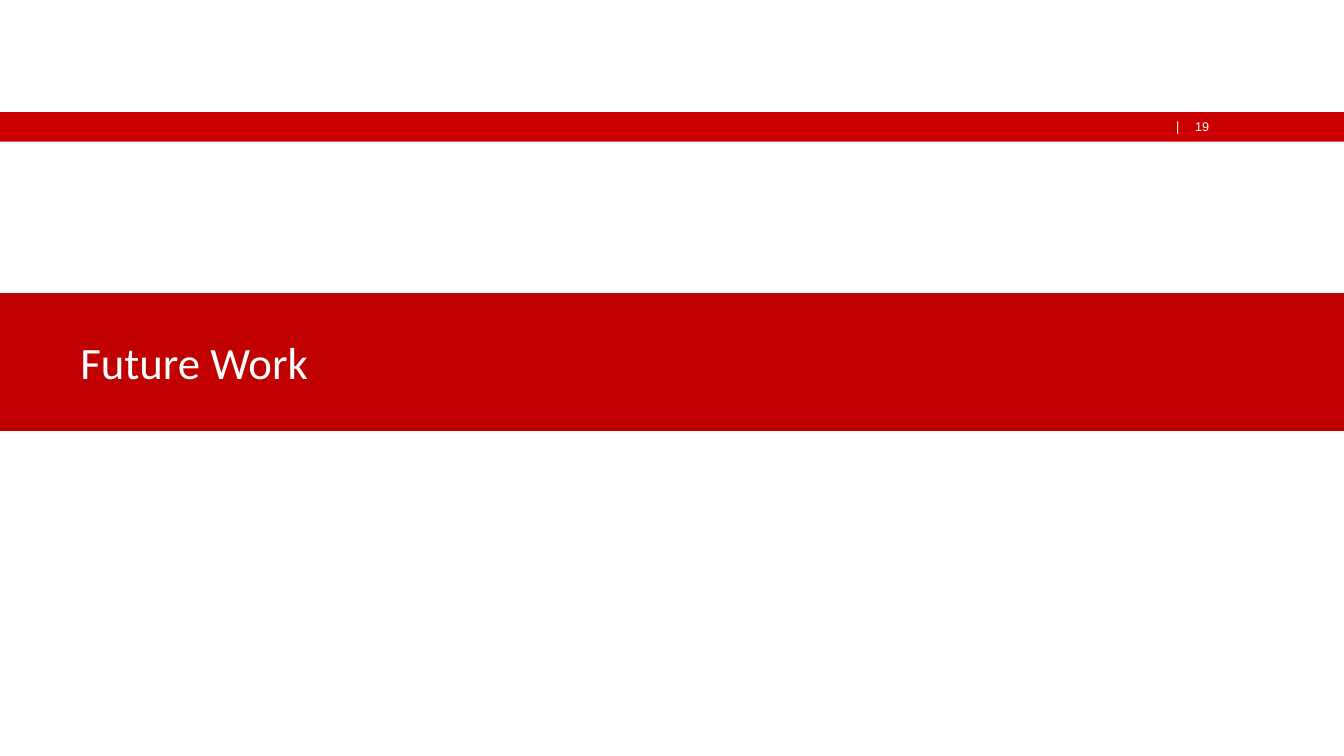
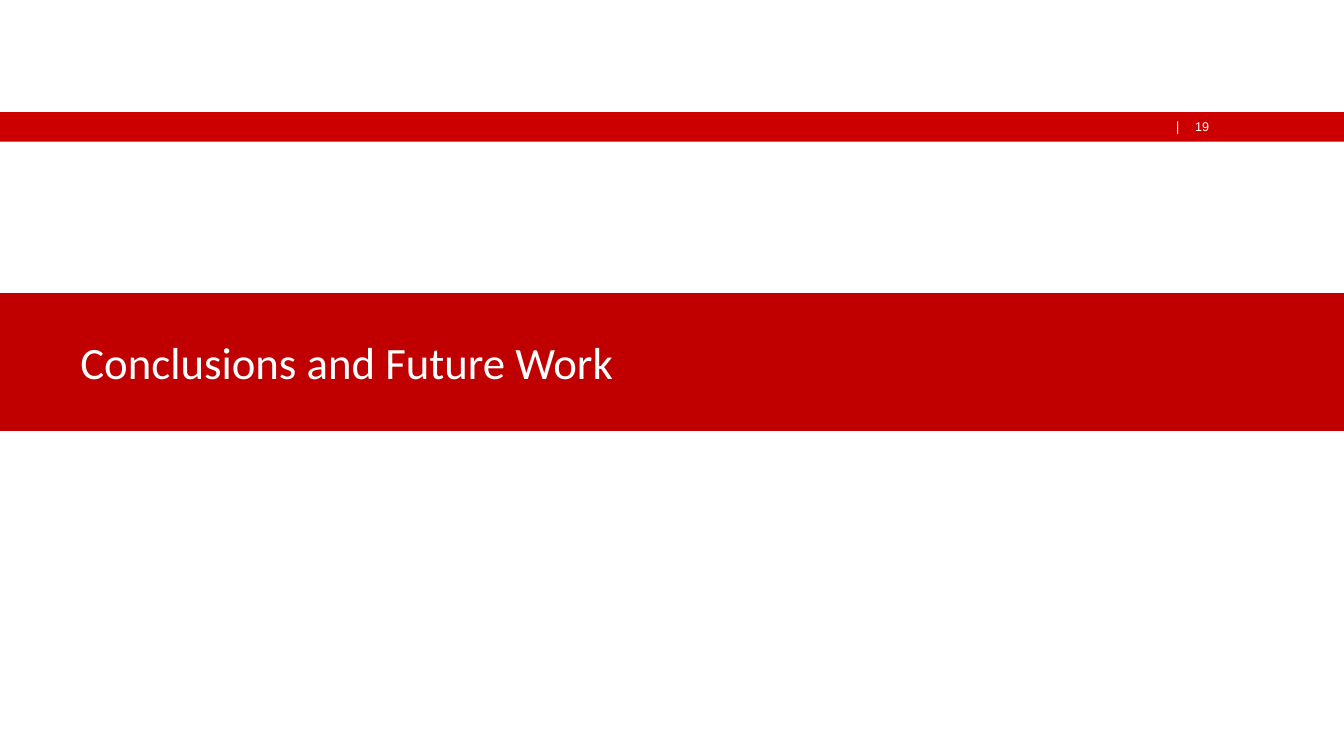
Before and after one commit to FWest98/CS-Software_Maintenance_Evolution-Pacito, a slide deck: slide 19 of Documentation/PACITO_Presentation.pptx. Drawn at 1344x756 pixels with LibreOffice and Linux fonts; fonts in the diff are those of the drawing; background and template pictures are left out. Boxes give left, top, right and bottom in pixels: in the first picture for what was removed or moved away, otherwise in the second. Text is boxed around its words. In the diff, an @@ line names an element or a change of style, - is before the commit and + after.

```diff
--- a/Documentation/PACITO_Presentation.pptx
+++ b/Documentation/PACITO_Presentation.pptx
@@ text at <box>80,348,613,380</box>: text changed @@
-Future Work
+Conclusions and Future Work
```
Also in this commit, not shown: 3 other slides changed, 3 other files.
